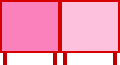
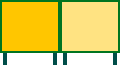
Layered file, before and after one edit (120×65). Changes by layer:
painted on "Фигура 1 (копия)" over [60, 0, 120, 53]
painted on "Фигура 10 (копия) 11" over [63, 47, 117, 65]
painted on "Фигура 1" over [0, 0, 60, 53]
painted on "Фигура 10 (копия) 10" over [3, 47, 57, 65]
